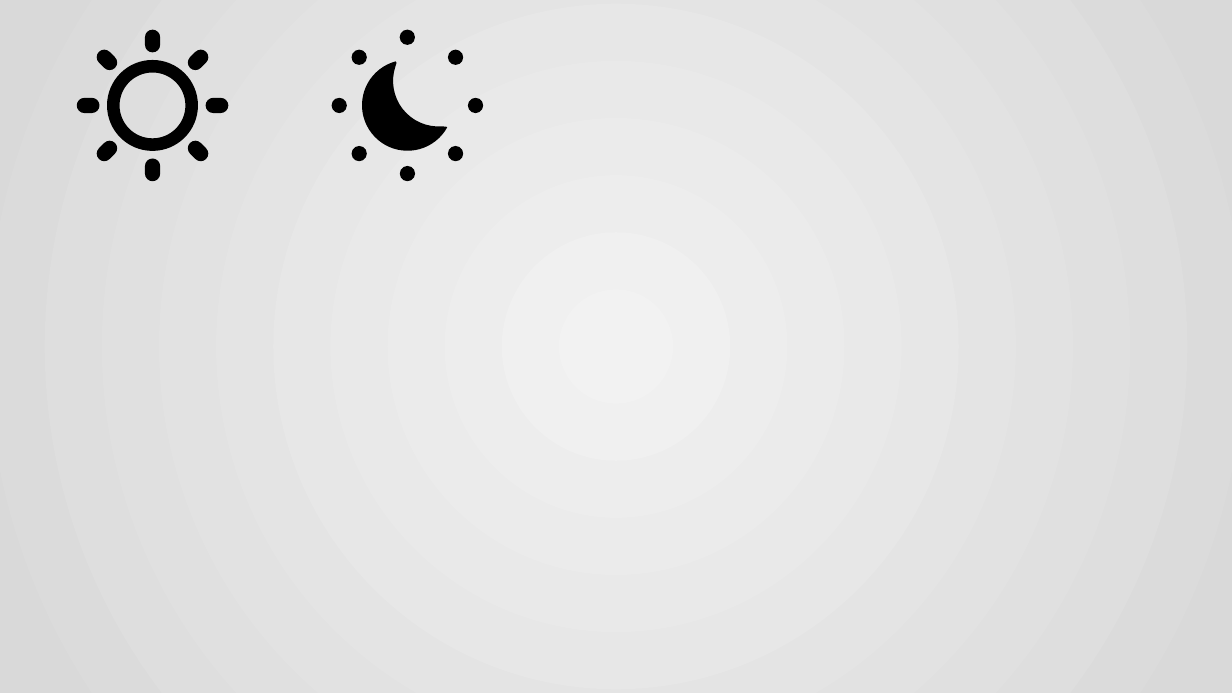
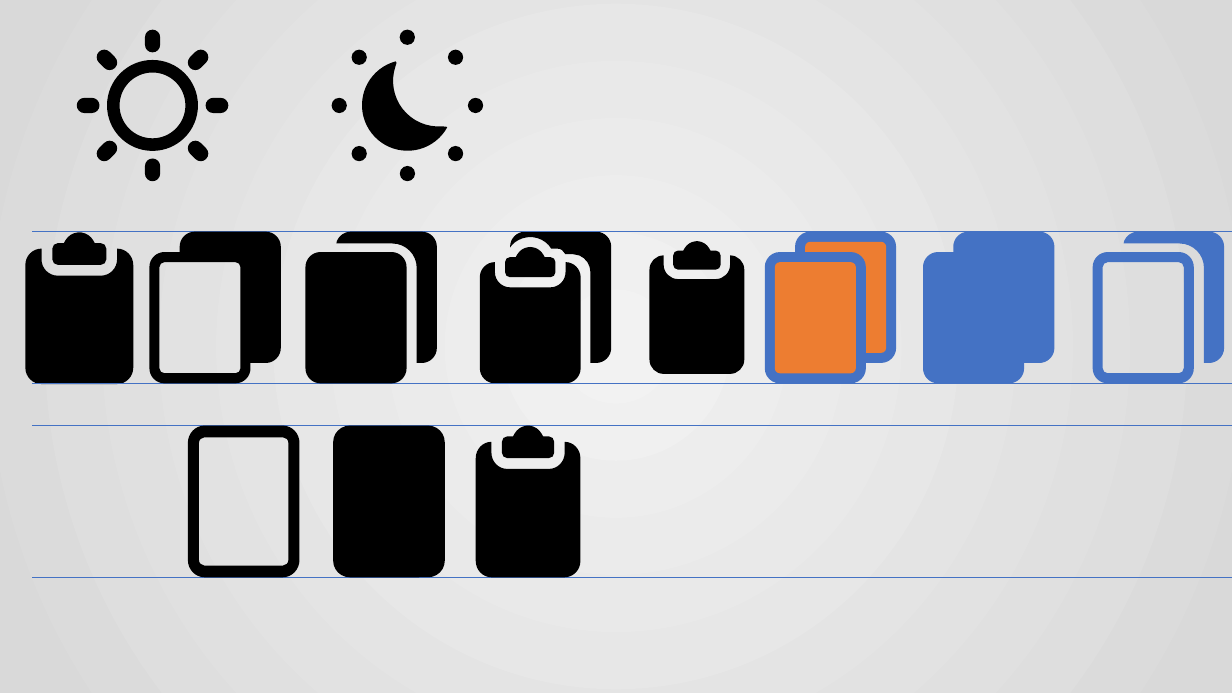
Before and after one commit to histopen/assets, a slide deck: slide 4 of Icons_UI/bcpst.pptx. Drawn at 1232x693 pixels with LibreOffice and Linux fonts; fonts in the diff are those of the drawing. Boxes give left, top, right and bottom in pixels: in the first picture for what was removed or moved away, otherwise in the second. Text is boxed around its words. In the diff, an @@ line names an element or a change of style, - is before the commit and + after.

```diff
--- a/Icons_UI/bcpst.pptx
+++ b/Icons_UI/bcpst.pptx
@@ line added from (32, 232) to (1232, 232), #4472C4 0.5 pt @@
@@ freeform shape added at [53,232,106,264], fill #000000 @@
@@ freeform shape added at [150,232,281,384], fill #000000 @@
@@ freeform shape added at [306,232,437,384], fill #000000 @@
@@ freeform shape added at [480,232,611,384], fill #000000 @@
@@ rounded rectangle added at [795,232,896,363], fill #4472C4 @@
@@ freeform shape added at [923,232,1055,384], fill #4472C4 @@
@@ freeform shape added at [1124,232,1225,363], fill #4472C4 @@
@@ freeform shape added at [25,249,133,384], fill #000000 @@
@@ freeform shape added at [650,255,745,373], fill #000000 @@
@@ freeform shape added at [674,241,721,270], fill #000000 @@
@@ rounded rectangle added at [765,252,866,384], fill #4472C4 @@
@@ rounded rectangle added at [775,262,857,373], fill #ED7D31 @@
@@ rounded rectangle added at [805,242,886,353], fill #ED7D31 @@
@@ freeform shape added at [1093,252,1194,384], fill #4472C4 @@
@@ line added from (32, 384) to (1232, 384), #4472C4 0.5 pt @@
@@ line added from (32, 426) to (1232, 426), #4472C4 0.5 pt @@
@@ freeform shape added at [188,426,299,578], fill #000000 @@
@@ rounded rectangle added at [334,426,445,578], fill #000000 @@
@@ freeform shape added at [476,426,580,578], fill #000000 @@
@@ line added from (32, 578) to (1232, 578), #4472C4 0.5 pt @@
```
Also in this commit, not shown: 4 other files.
